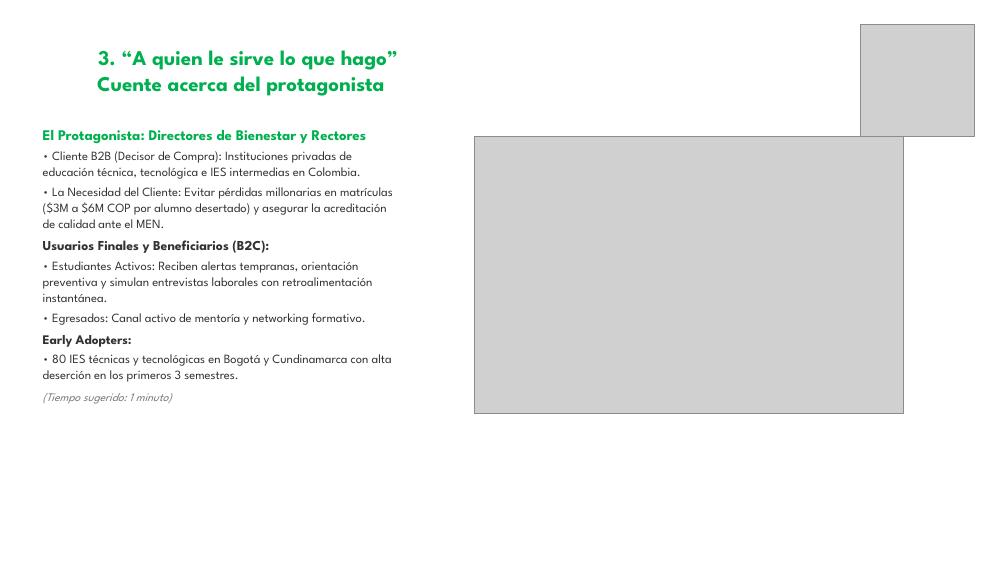
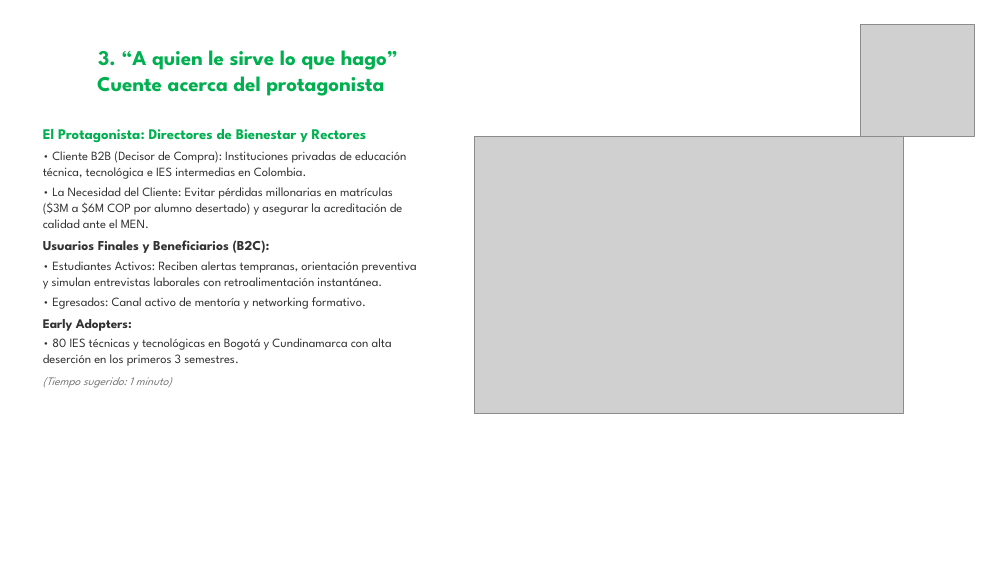
Before and after one commit to DIEGOTAPIA-S/Talentlab, a slide deck: slide 4 of PITCH PRESENTACIÓN FINAL.pptx. Drawn at 1008x567 pixels with LibreOffice and Linux fonts; fonts in the diff are those of the drawing; grey boxes stand for pictures. Boxes give left, top, right and bottom in pixels: in the first picture for what was removed or moved away, otherwise in the second. Text is boxed around its words. In the diff, an @@ line names an element or a change of style, - is before the commit and + after.

```diff
--- a/PITCH PRESENTACIÓN FINAL.pptx
+++ b/PITCH PRESENTACIÓN FINAL.pptx
@@ text "El Protagonista: Directores de Bienestar ..." rewrapped from bbox=[43, 130, 393, 404] to bbox=[43, 129, 417, 388] @@
```
Also in this commit, not shown: 1 other slide changed, 15 other files.
